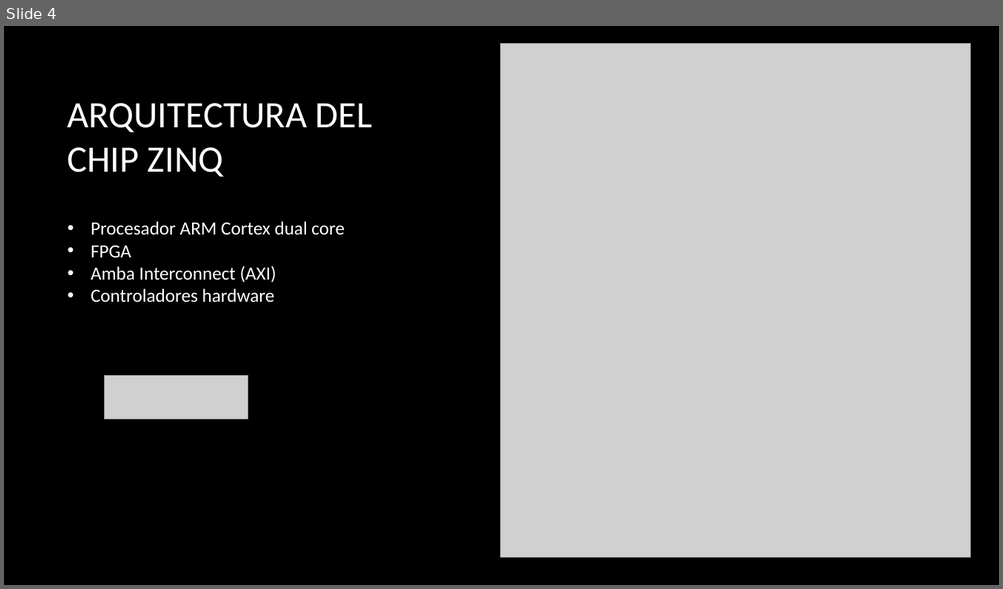
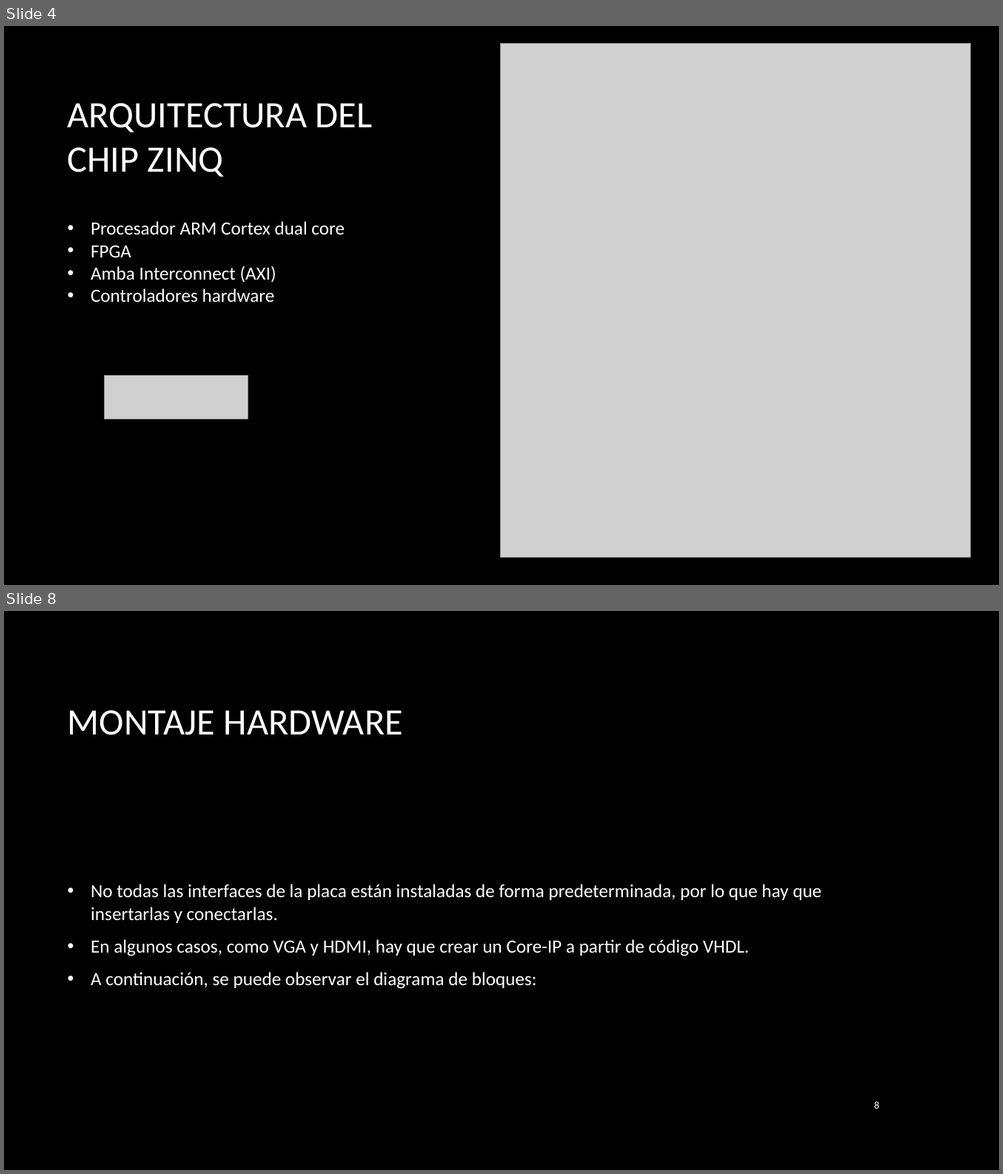
Before and after one commit to kharenzze/Zybo, a slide deck: FreeRTOS/presentación.pptx. Shown one above the other, each under a label of ours: slide 4 before the commit, slides 4 and 8 after it; the slides between them are not shown. The pictures are 1003x589 and 1003x1174 pixels, drawn with LibreOffice and Linux fonts; fonts in the diff are those of the drawing; grey boxes stand for pictures; background and template pictures are left out. Boxes give left, top, right and bottom in pixels: in the first picture for what was removed or moved away, otherwise in the second. Text is boxed around its words. In the diff, an @@ line names an element or a change of style, - is before the commit and + after.

```diff
--- a/FreeRTOS/presentación.pptx
+++ b/FreeRTOS/presentación.pptx
@@ slide 8 added at (4,611,999,1170), background picture (left out) @@
@@ title added at (68,710,403,735), 36 pt, text #FFFFFF @@
+MONTAJE HARDWARE
@@ text added at (91,884,822,989), 18 pt, text #FFFFFF @@
+• No todas las interfaces de la placa están instaladas de forma predeterminada, por lo que hay que insertarlas y conectarlas.
+• En algunos casos, como VGA y HDMI, hay que crear un Core-IP a partir de código VHDL.
+• A continuación, se puede observar el diagrama de bloques:
@@ page number added at (874,1102,879,1109), 10 pt, text #FFFFFF @@
+8
```
Also in this commit, not shown: 2 slides changed, 7 other slides added, 1 slide removed.
